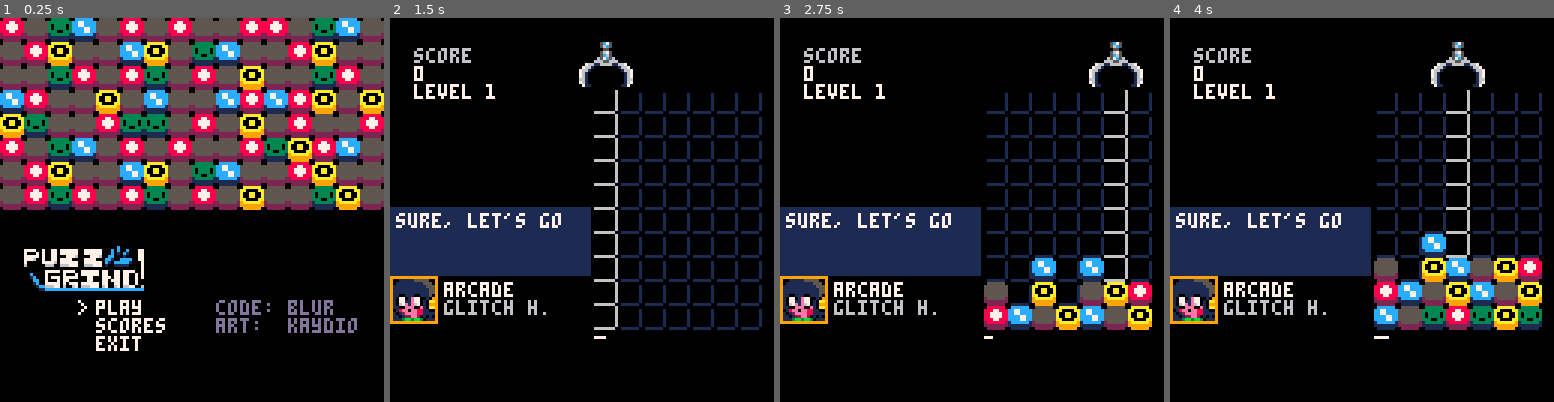
Above: before the commit, frames 1-4 (left to right).
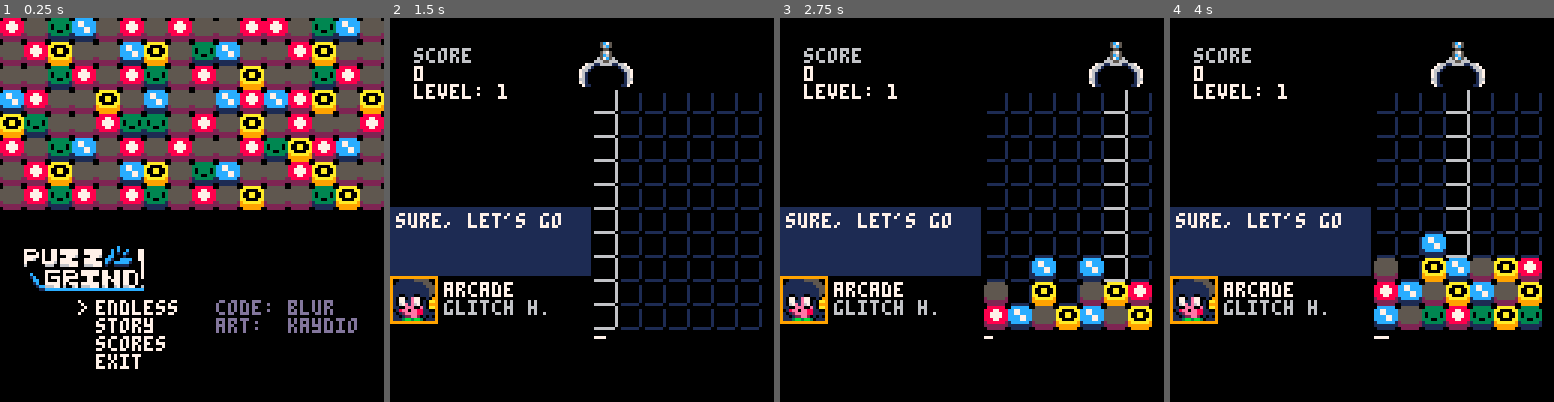
Above: after the commit, the same moments.

Repository: ssblur/puzzgrind
Game: PICO-8 cartridge puzgrind.p8
The game is run twice, just before and just after one commit, with the same random seed, the same clock (stepped at 60 frames per second) and the same inputs.
Inputs:
- Up to frame 1 (0.25 s): no input
- Up to frame 2 (1.5 s): tap X (X key) at 0.33, 1.07 s; tap O (Z key) at 0.7 s
- Up to frame 3 (2.75 s): hold Right 1.6-2.1 s; tap O (Z key) at 1.7, 2.1, 2.5 s; tap X (X key) at 1.85 s; hold Up 2.15-2.42 s; hold Right from 2.47 s (still down)
- Up to frame 4 (4 s): tap O (Z key) at 2.9, 3.3, 3.7 s; tap X (X key) at 2.97 s; release Right at 3.03 s; hold Left 3.08-3.58 s; hold Down 3.63-3.97 s

The runs differ from the first frame. In frame 1, 1.0% of the frame differs, in the area x 25-47%, y 73-92%; in frame 2, 0.1%; in frame 3, 0.1%; in frame 4, 0.1%.

Commit message:
Add story mode

Diff:
--- a/board.lua
+++ b/board.lua
@@ -10,6 +10,8 @@
 	_points = 0
 	_lvl = 0
 	reserved = nil
+	_lvllock = nil
+	_pointcap = nil
 end
 resetboard()
 
--- a/characters.lua
+++ b/characters.lua
@@ -122,5 +122,8 @@
             "you'll find your rhythm!",
             "there's always next time"
         }
-    }
+    },
+    [101] = {name = "tommy"},
+    [102] = {name = "c0pt3r"},
+    [103] = {name = "anonymous"},
 }
--- a/points.lua
+++ b/points.lua
@@ -10,11 +10,15 @@
 	if _ptturn > 3 then
 		_points += (_ptturn-3)*lvl()
 	end
+	if _pointcap and _points >= _pointcap then
+		_scact += 1
+		_scset()
+	end
 end
 
 -- get level
 function lvl()
-	return 1+flr(sqrt(_lvl/15))
+	return _lvllock or (1+flr(sqrt(_lvl/15)))
 end
 
 -- difficulty scaling
@@ -34,7 +38,10 @@
 function _dpoint()
 	print("score", 8, 10, 6)
 	print(_points, 8, 16, 7)
-	print("level "..lvl())
+	print("level: "..lvl())
+	if _pointcap then
+		print("to win:".._pointcap)
+	end
 end
 
 -- update points
--- a/puzgrind.p8
+++ b/puzgrind.p8
@@ -10,6 +10,8 @@
 #include ./char.lua
 #include ./points.lua
 #include ./highscore.lua
+#include ./story.lua
+#include ./scene.lua
 
 _bup = 4
 _gup = 40
@@ -35,10 +37,14 @@
 		if _x() then
 			game = 0
 		end
-	elseif game==3 then
+	elseif game==3 or game==5 then
 		_upsel()
 	elseif game==4 then
 		_uscores()
+	elseif game==6 then
+		_uscene()
+	elseif game==7 then
+		_ufin()
 	end
 end
 
@@ -66,21 +72,35 @@
 		print("points: ".._points
 			..(_ihi and " (high)" or ""))
 		print("press ❎...")
-	elseif game==3 then
+	elseif game==3 or game==5 then
 		_dpsel()
 	elseif game==4 then
 		_dscores()
+	elseif game==6 then
+		_dscene()
+	elseif game==7 then
+		_dfin()
 	end
 end
 
 -->8
+-- main menu
+
 _mmsel = 1 -- menu selection
 _mmopt = { -- menu options
 	{
-		"play",
+		"endless",
 		function()
 			resetboard()
 			game = 3
+		end
+	},
+	{
+		"story",
+		function()
+			game = 5
+			_ch = 1
+			_ptt = 0
 		end
 	},
 	{
@@ -146,11 +166,18 @@
 	map(0, 6, 0, 0, 16, 8)
 end
 -->8
+-- character select
 
 -- update char select
 function _upsel()
 	if _x() then
-		game = 1
+		if game==5 then
+			game = s[_ch].stages[1].t
+			_sact = _ch
+			_ch = s[_ch].char
+		else
+			game = 1
+		end
 		dstart()
 	end
 	if mcool <= 0 then
@@ -167,7 +194,11 @@
 	else
 		mcool -= 1
 	end
-	_ch = min(_ch, #c)
+	if game==5 then
+		_ch = min(_ch, #s)
+	else
+		_ch = min(_ch, #c)
+	end
 	_ch = max(_ch, 1)
 end
 
@@ -181,6 +212,9 @@
 
 	x += 8
 	local ch = _ch - 1
+	if game==5 then
+		ch = s[_ch].char - 1
+	end
 	ch *= 4
 	map(
 		(_gup>20 and 2 or 0)
@@ -202,6 +236,11 @@
 	print("choose a character",
 		x, y, 7)
 	print("\*5 \-d❎ to play")
+	if game==5 then
+		print("")
+		print("story:")
+		print('\t"'..s[_ch].name..'"')
+	end
 end
 
 _xdel = 0
@@ -250,22 +289,22 @@
 00000000000000000000000000000000000000000000000000000000000000000000000000000000000000000000000000000000000000000000000000000000
 00000000000000000000000000000000000000000000000000000000000000000000000000000000000000000000000000000000000000000000000000000000
 00000000000000000000000000000000000000000000000000000000000000000000000000000000000000000000000000000000000000000000000000000000
-cccccccccccccccccccccccccccccccc999999999999999999999999999999993333333333333333333333333333333300000000000000000000000000000000
-c56666566666655cc56666566666655c90011111555550099001111155555009307c7cccc7cccc73307c7cccc7cccc7300000000000000000000000000000000
-c56666566000556cc56666566000556c9011111111155509901111111115550937cc7cccc17ccc7337cc7cccc17ccc7300000000000000000000000000000000
-c65000660700066cc65000660700066c9111111111115559911111111111555937cc17ccc17cccc337cc17ccc17cccc300000000000000000000000000000000
-c60700060600006cc60700060600006c9111111111111559911111111111155937cc17ccc117ccc337cc17ccc117ccc300000000000000000000000000000000
-c00700000060005cc00700000060005c9111111111111559911111111111155937cc117c111117c337cc117c111117c300000000000000000000000000000000
-c00060000060005cc00060000060005c911111111111150991100111001115093171111c777c71c33171111c7c7771c300000000000000000000000000000000
-c000600333bbbbbcc000600333bbbbbc9100001e000010999107701e770010993117c744677c71c331c777446c7771c300000000000000000000000000000000
-c5bbbbb3bbbbbbbcc5bbbbbbbbb76bbc9107711e77010aa99107711e77010aa93677c7ff067701c336c777ff067701c300000000000000000000000000000000
-c53bbbbbbbbb6bbcc53bb76767676bbc91067e1e6701099991067e1e67010999306770fff0001cc3306770fff0001cc300000000000000000000000000000000
-c00bbb676767bb3cc00bbb676767bb3c91100eee00e10aa991100eee00e10aa93c000f4ffff41cc33c000f4ffff41cc300000000000000000000000000000000
-c003bbbbbbbbbb3cc003bbb7676bbb3c9018ee0ee88110099018ee0ee88110093c4ffffffff1cc733c4ffffffff1cc7300000000000000000000000000000000
-c0003bbbbbbbb30cc0003bbbbbbbb30c91012eeee881111991012eeee881111931c4ffff00f1c70331c4fff00ff1c70300000000000000000000000000000000
-c000033bbbbb303cc000033bbbbb303c9110122ee20101099110122ee2010109311c044fff01c703311c044fff01c70300000000000000000000000000000000
-c00011113000033cc00011113000033c91113bb3bb30111991113bb3bb30111931110000001c700331110000001c700300000000000000000000000000000000
-cccccccccccccccccccccccccccccccc999999999999999999999999999999993333333333333333333333333333333300000000000000000000000000000000
+cccccccccccccccccccccccccccccccc999999999999999999999999999999993333333333333333333333333333333355555555555555550000000000000000
+c56666566666655cc56666566666655c90011111555550099001111155555009307c7cccc7cccc73307c7cccc7cccc7356666666666666650000000000000000
+c56666566000556cc56666566000556c9011111111155509901111111115550937cc7cccc17ccc7337cc7cccc17ccc7356666666666666650000000000000000
+c65000660700066cc65000660700066c9111111111115559911111111111555937cc17ccc17cccc337cc17ccc17cccc356666666666666650000000000000000
+c60700060600006cc60700060600006c9111111111111559911111111111155937cc17ccc117ccc337cc17ccc117ccc356666666666666650000000000000000
+c00700000060005cc00700000060005c9111111111111559911111111111155937cc117c111117c337cc117c111117c356666666666666650000000000000000
+c00060000060005cc00060000060005c911111111111150991100111001115093171111c777c71c33171111c7c7771c356666666666666650000000000000000
+c000600333bbbbbcc000600333bbbbbc9100001e000010999107701e770010993117c744677c71c331c777446c7771c356666666666666650000000000000000
+c5bbbbb3bbbbbbbcc5bbbbbbbbb76bbc9107711e77010aa99107711e77010aa93677c7ff067701c336c777ff067701c356666666666666650000000000000000
+c53bbbbbbbbb6bbcc53bb76767676bbc91067e1e6701099991067e1e67010999306770fff0001cc3306770fff0001cc356666666666666650000000000000000
+c00bbb676767bb3cc00bbb676767bb3c91100eee00e10aa991100eee00e10aa93c000f4ffff41cc33c000f4ffff41cc356666666666666650000000000000000
+c003bbbbbbbbbb3cc003bbb7676bbb3c9018ee0ee88110099018ee0ee88110093c4ffffffff1cc733c4ffffffff1cc7356666666666666650000000000000000
+c0003bbbbbbbb30cc0003bbbbbbbb30c91012eeee881111991012eeee881111931c4ffff00f1c70331c4fff00ff1c70356666666666666650000000000000000
+c000033bbbbb303cc000033bbbbb303c9110122ee20101099110122ee2010109311c044fff01c703311c044fff01c70356666666666666650000000000000000
+c00011113000033cc00011113000033c91113bb3bb30111991113bb3bb30111931110000001c700331110000001c700356666666666666650000000000000000
+cccccccccccccccccccccccccccccccc999999999999999999999999999999993333333333333333333333333333333355555555555555550000000000000000
 44444444444444444444444444444444aaaaaaaaaaaaaaaaaaaaaaaaaaaaaaaa8888888888888888888888888888888800000000000000000000000000000000
 40112222221111044011222222111104a02222222022111aa02222222022111a8766667777577768876666777757776800000000000000000000000000000000
 41000222222221144110000222222114a22222222000022aa22222222000022a8576666677756668857666667775666800000000000000000000000000000000
@@ -481,7 +520,9 @@
 0105030205010501050501030401020501050105050100000000000000000000000000000000000000000000000000000000000000000000000000000000000000000000000000000000000000000000000000000000000000000000000000000000000000000000000000000000000000000000000000000000000000000000
 0501040505020405030205050104050502040503020500000000000000000000000000000000000000000000000000000000000000000000000000000000000000000000000000000000000000000000000000000000000000000000000000000000000000000000000000000000000000000000000000000000000000000000
 0505030105010305010504050503010501030501050400000000000000000000000000000000000000000000000000000000000000000000000000000000000000000000000000000000000000000000000000000000000000000000000000000000000000000000000000000000000000000000000000000000000000000000
-…(4 lines of a section not shown)…
+4c4d4c4d4c4d0000000000000000000000000000000000000000000000000000000000000000000000000000000000000000000000000000000000000000000000000000000000000000000000000000000000000000000000000000000000000000000000000000000000000000000000000000000000000000000000000000
+5c5d5c5d5c5d0000000000000000000000000000000000000000000000000000000000000000000000000000000000000000000000000000000000000000000000000000000000000000000000000000000000000000000000000000000000000000000000000000000000000000000000000000000000000000000000000000
+…(4 lines of a section not shown)…
--- /dev/null
+++ b/scene.lua
@@ -0,0 +1,87 @@
+_scact = 1
+_scdia = 1
+_scdpr = 3
+
+function _dscene()
+    local x = 8
+    local y = 80
+    local chr = s[_sact].stages[_scact].c
+    clip()
+    rectfill(0, y, 128, y+44, 1)
+    rectfill(x-6, y-5, x-4+(4*#c[chr].name), y+4, 5)
+    print(c[chr].name, x-4, y-3, 7)
+    print("")
+    print(sub(_scdial(), 1, _scdpr))
+    print("\*9 \*9 \*9   \-d❎", x-4, y+32)
+    local ch = chr - 1
+    ch %= 100
+	ch *= 4
+    palt(0, false)
+	map(
+		(_gup>20 and 2 or 0)
+		+ ch,
+		0 + (chr > 100 and 14 or 0),
+		x+100, y-10,
+		2, 2
+	)
+    palt(0, true)
+end
+
+function _uscene()
+    _scdpr += 1
+    _scdpr = min(_scdpr, #_scdial())
+    if _x() then
+        _scdia += 1
+        _scdpr = 3
+        if _scdia > #s[_sact].stages[_scact].d then
+            _scact += 1
+            _scset()
+        end
+    end
+end
+
+function _scdial()
+    return s[_sact].stages[_scact].d[_scdia]
+end
+
+function _scset()
+    _ptt += _points
+    resetboard()
+    game = s[_sact].stages[_scact].t
+    _scdia = 1
+    _scdpr = 3
+    if game == 1 then
+        _lvllock = s[_sact].stages[_scact].l
+        _pointcap = s[_sact].stages[_scact].g
+    end
+end
+
+function _dfin()
+    local x = 8
+    local y = 32
+    local ch = _ch - 1
+	ch *= 4
+	map(
+		(_gup>20 and 2 or 0)
+		+ ch,
+		0,
+		x+90, y-4,
+		2, 2
+	)
+    print("story complete!!\n", x, y)
+    print("points: ".._ptt)
+    for k,v in pairs(s[_sact].stages[_scact].x) do
+        if _scdia > 10*k then
+            print(v)
+        end
+    end
+    print("\*9 \*9 \*6   \-d❎", x-4, y+32)
+end
+
+function _ufin()
+    _scdia += 1
+    _scdia = min(_scdia, 200)
+    if _x() then
+        game = 0
+    end
+end
--- /dev/null
+++ b/story.lua
@@ -0,0 +1,142 @@
+-- types of scene:
+--  1: game
+--  2: dialogue
+--  3: victory screen
+
+_sact = nil
+
+s = {
+    {
+        char = 1,
+        name = "hypehypehype",
+        stages = {
+            {
+                t = 6, -- scene type
+                b = 1, -- background
+                c = 1, -- character (grime)
+                d = {  -- dialogue
+                    "what's up grimers, it's ya \nboi!",
+                    "here with more crane gaming!",
+                    "check out these \nfreshnasty moves!",
+                }
+            },
+            {
+                t = 1,
+                l = 1, -- difficulty level
+                g = 50, -- goal score
+                d = "sick, right?" -- victory dialogue
+            },
+            {
+                t = 6,
+                b = 1,
+                c = 101, -- tommy duck (npc)
+                d = {
+                    "hey man, what's-",
+                    "what's up?",
+                }
+            },
+            {
+                t = 6,
+                b = 1,
+                c = 1,
+                d = {
+                    "chat watch this \ni'm gonna destroy this guy",
+                }
+            },
+            {
+                t = 1,
+                l = 2,
+                g = 200,
+                d = "get rekt"
+            },
+            {
+                t = 6,
+                b = 2, -- outside
+                c = 102, -- c0pt3r (npc)
+                d = {
+                    "nasty boy detected!",
+                }
+            },
+            {
+                t = 6,
+                b = 2,
+                c = 1, -- grime
+                d = {
+                    "damn straight!",
+                    "(or gay i don't hate)"
+                }
+            },
+            {
+                t = 6,
+                b = 2,
+                c = 102, -- c0pt3r (npc)
+                d = {
+                    "match my blocks",
+                }
+            },
+            {
+                t = 1,
+                l = 3,
+                g = 350,
+                d = "nice try nerd"
+            },
+            {
+                t = 6,
+                b = 3, -- sewer
+                c = 1, -- grime
+                d = {
+                    "wasn't even close!",
+                    "oh hey sludge",
+                    "wanna go for a round of \ncranie?"
+                }
+            },
+            {
+                t = 6,
+                b = 3,
+                c = 2, -- sludge
+                d = {
+                    "...",
+                    "...sure",
+                    "but don't call it that"
+                }
+            },
+            {
+                t = 1,
+                l = 4,
+                g = 600,
+                d = "cranie cranie cranie"
+            },
+            {
+                t = 6,
+                b = 4, -- desktop background
+                c = 103, -- anonymous (npc)
+                d = {
+                    "anonymous donated $200",
+                    "bet you can't break 1000"
+                }
+            },
+            {
+                t = 6,
+                b = 4, -- desktop background
+                c = 1, -- grime
+                d = {
+                    "oh you're on!",
+                }
+            },
+            {
+                t = 1,
+                l = 5,
+                g = 1000,
+                d = "level 5 hype lesgo!!!"
+            },
+            {
+                t = 7,
+                x = { -- items listed after points
+                    "subs +50",
+                    "clout +100",
+                    "diseases +all"
+                }
+            }
+        }
+    }
+}
Not shown, changed: .gitignore
